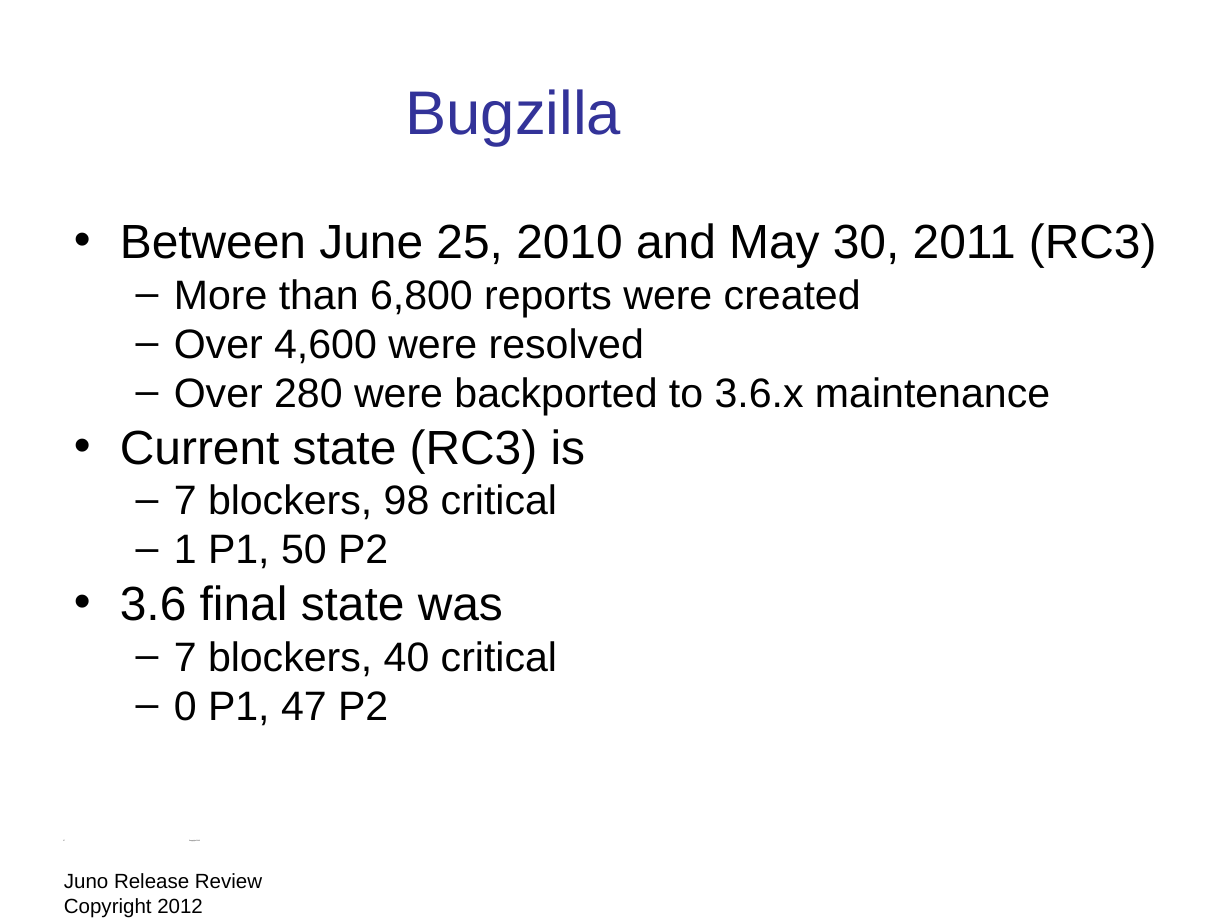
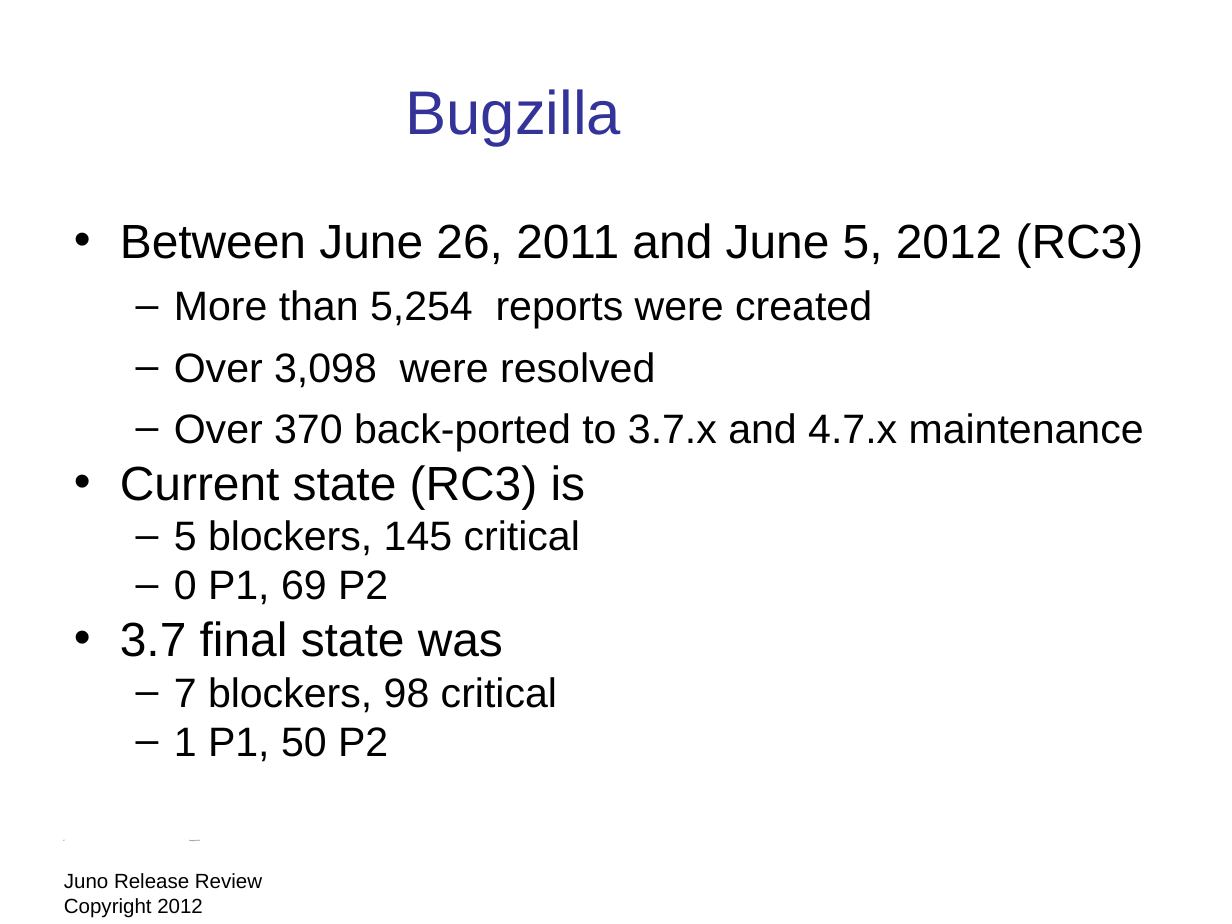
Before and after one commit to eclipse-platform/www.eclipse.org-eclipse-news, a slide deck: slide 17 of presentation/Juno-release-review/eclipse-juno-release-review.odp. Drawn at 1232x924 pixels with LibreOffice and Linux fonts; fonts in the diff are those of the drawing; background and template pictures are left out. Boxes give left, top, right and bottom in pixels: in the first picture for what was removed or moved away, otherwise in the second. Text is boxed around its words. In the diff, an @@ line names an element or a change of style, - is before the commit and + after.

```diff
--- a/presentation/Juno-release-review/eclipse-juno-release-review.odp
+++ b/presentation/Juno-release-review/eclipse-juno-release-review.odp
@@ text at [120,223,1144,451]: text changed @@
-• Between June 25, 2010 and May 30, 2011 (RC3)
-  – More than 6,800 reports were created
-  – Over 4,600 were resolved
-  – Over 280 were backported to 3.6.x maintenance
+• Between June 26, 2011 and June 5, 2012 (RC3)
+  – More than 5,254 reports were created
+  – Over 3,098 were resolved
+  – Over 370 back-ported to 3.7.x and 4.7.x maintenance
@@ text at [120,520,580,657]: paragraphs added @@
+  – 5 blockers, 145 critical
+  – 0 P1, 69 P2
+• 3.7 final state was
@@ text at [120,585,557,726]: paragraphs removed @@
-• 3.6 final state was
-  – 7 blockers, 40 critical
-  – 0 P1, 47 P2
```
Also in this commit, not shown: 20 other slides changed, 1 other file.
